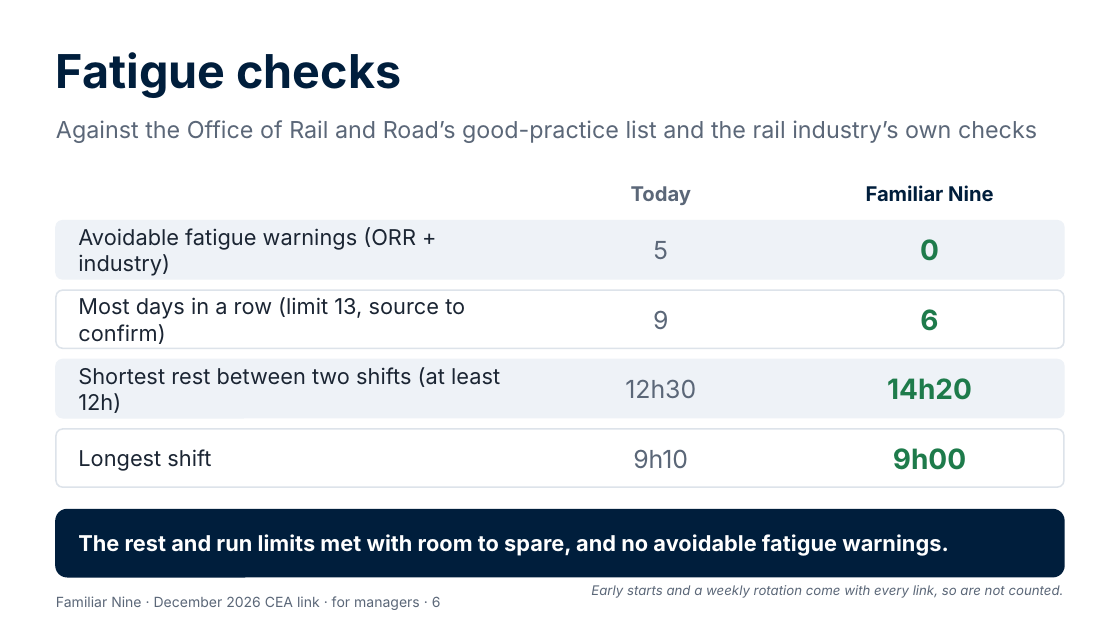
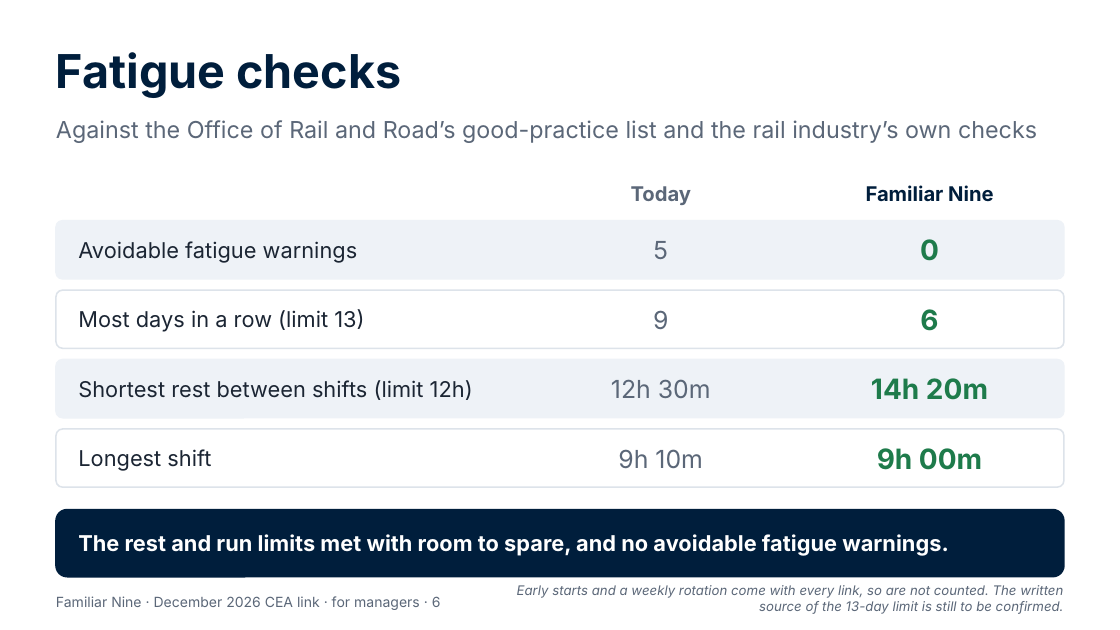
Before and after one commit to Garethdavidmiller/roster-app, a slide deck: slide 6 of docs/proposals/presentations/Familiar-Nine-for-managers.pptx. Drawn at 1120x630 pixels with LibreOffice and Linux fonts; fonts in the diff are those of the drawing. Boxes give left, top, right and bottom in pixels: in the first picture for what was removed or moved away, otherwise in the second. Text is boxed around its words. In the diff, an @@ line names an element or a change of style, - is before the commit and + after.

```diff
--- a/docs/proposals/presentations/Familiar-Nine-for-managers.pptx
+++ b/docs/proposals/presentations/Familiar-Nine-for-managers.pptx
@@ text at <box>78,241,358,263</box>: text changed @@
-Avoidable fatigue warnings (ORR + industry)
+Avoidable fatigue warnings
@@ text at <box>78,309,364,332</box>: text changed @@
-Most days in a row (limit 13, source to confirm)
+Most days in a row (limit 13)
@@ text at <box>78,380,473,400</box>: text changed @@
-Shortest rest between two shifts (at least 12h)
+Shortest rest between shifts (limit 12h)
@@ text at <box>611,379,711,398</box>: text changed @@
-12h30
+12h 30m
@@ text at <box>871,378,988,400</box>: text changed @@
-14h20
+14h 20m
@@ text at <box>618,449,702,468</box>: text changed @@
-9h10
+9h 10m
@@ text at <box>877,448,982,470</box>: text changed @@
-9h00
+9h 00m
@@ text at <box>517,585,1064,614</box>: text changed @@
-Early starts and a weekly rotation come with every link, so are not counted.
+Early starts and a weekly rotation come with every link, so are not counted. The written source of the 13-day limit is still to be confirmed.
```
Also in this commit, not shown: 5 other slides changed, 18 other files.
